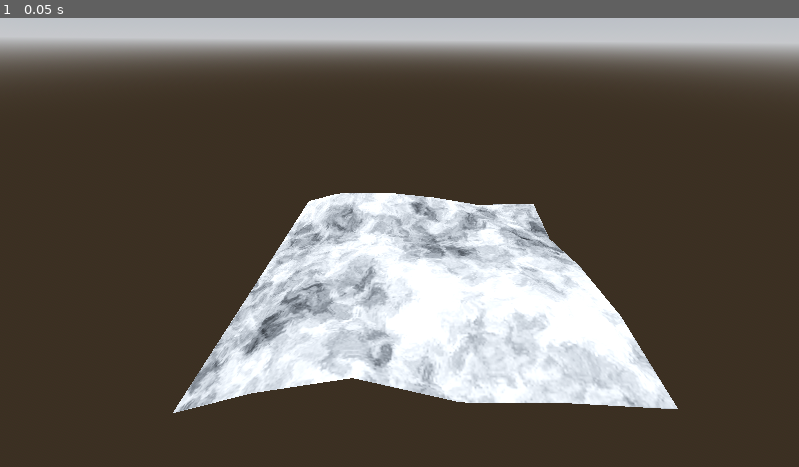
Above: before the commit, frame 1.
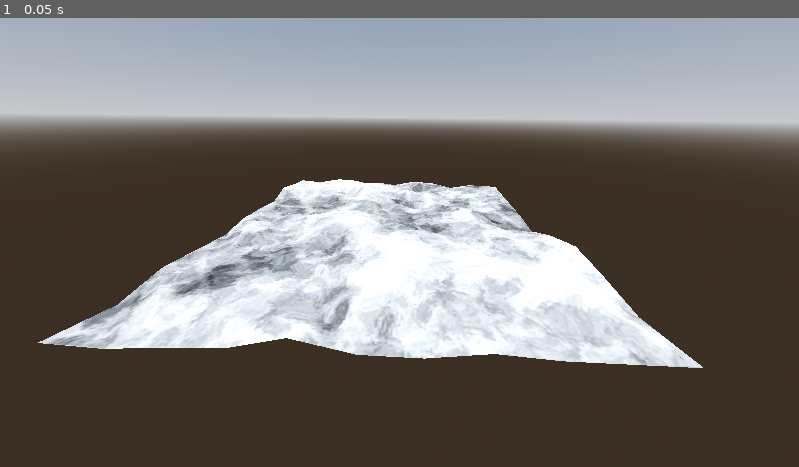
Above: after the commit, the same moment.

Repository: perfectwing1236/COMP-360-Group-2
Game: Godot game, scene res://root.tscn
The game is run twice, just before and just after one commit, with the same random seed, the same clock (stepped at 60 frames per second) and the same inputs.
Inputs:
- Up to frame 1 (0.05 s): no input

The runs differ from the first frame. In frame 1, 46% of the frame differs, in the area x 0-100%, y 0-88%.

Commit message:
Doubled grid size and adjusted camera.

Diff:
--- a/landscape.gd
+++ b/landscape.gd
@@ -3,7 +3,7 @@
 	var land = MeshInstance3D.new()
 
 	var noise = _heightmap(256, 256)
-	var st = _quadgrid(5, 5, noise)
+	var st = _quadgrid(10, 10, noise)
 
 	var material = StandardMaterial3D.new()
 	material.albedo_texture = ImageTexture.create_from_image(noise)
--- a/root.tscn
+++ b/root.tscn
@@ -28,4 +28,5 @@
 script = ExtResource("1_p244r")
 
 [node name="Camera3D" type="Camera3D" parent="."]
-transform = Transform3D(-0.999315, 0.02617, -0.02617, 0.00661936, 0.822087, 0.569323, 0.0364132, 0.56876, -0.821697, 2.54614, 3.28961, -1.4382)
+transform = Transform3D(-0.999315, 0.02617, -0.02617, 0.0101603, 0.873928, 0.48595, 0.035588, 0.485351, -0.873595, 4.32677, 3.591, -2.08988)
+fov = 90.0
